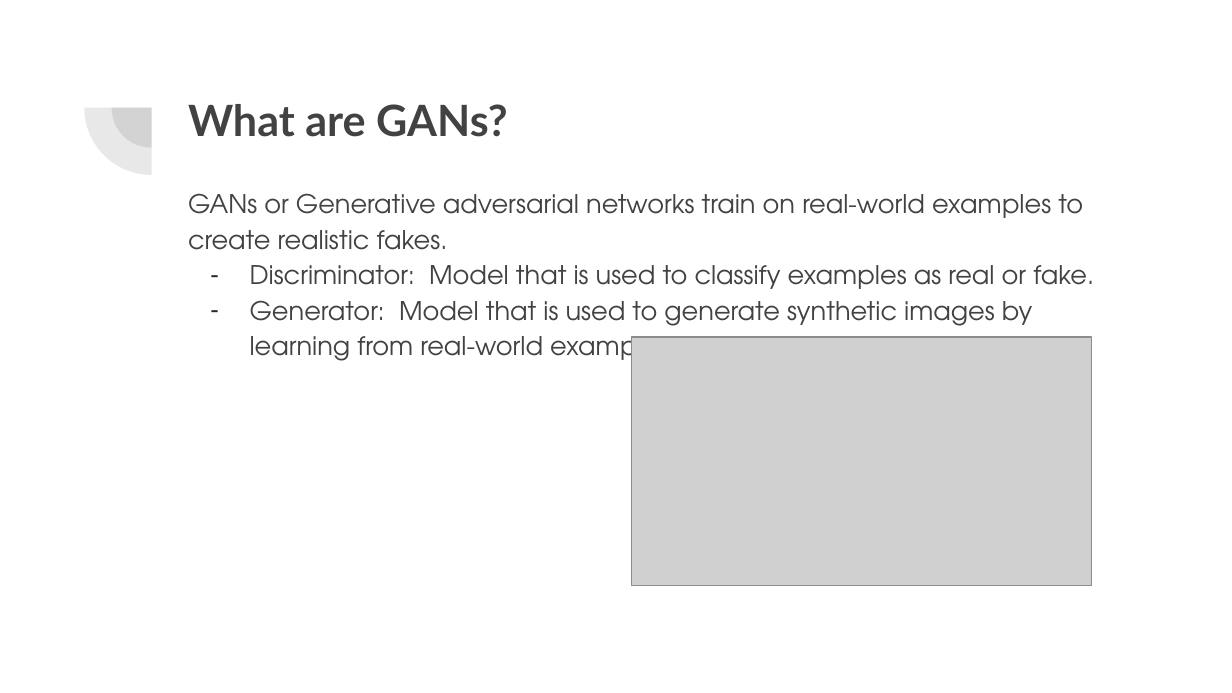
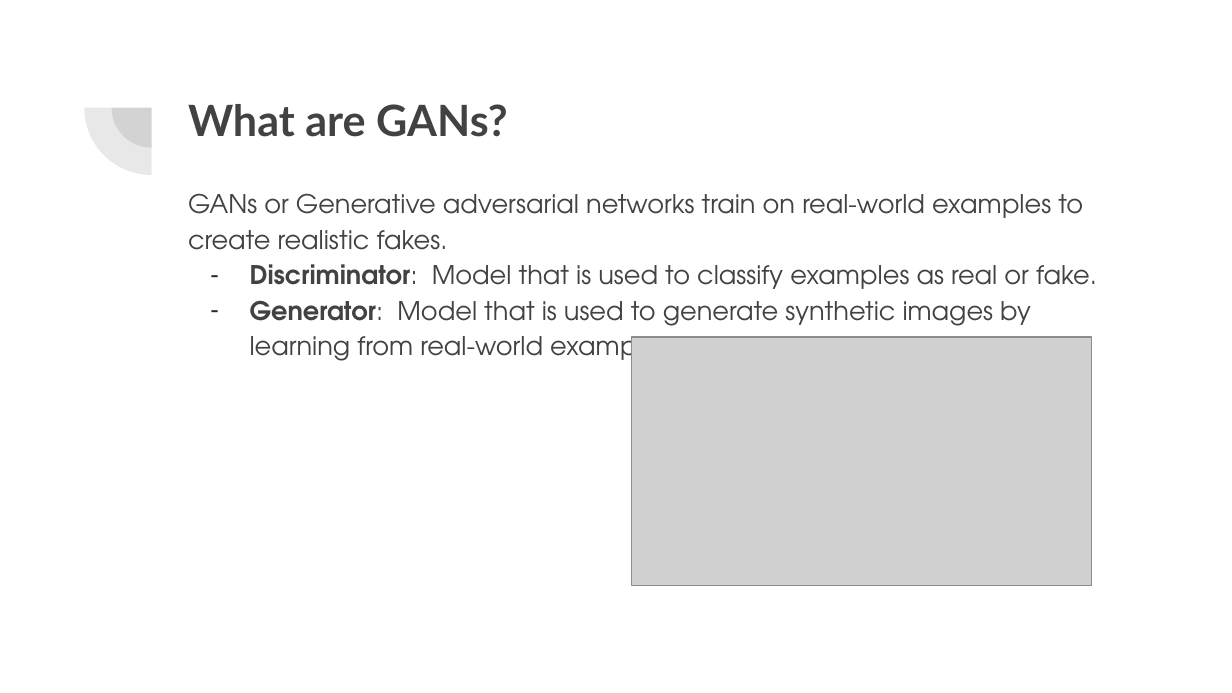
Before and after one commit to SrividyaKirti/Generative_dog_images, a slide deck: slide 3 of Slides_GANs.pptx. Drawn at 1232x693 pixels with LibreOffice and Linux fonts; fonts in the diff are those of the drawing; grey boxes stand for pictures. Boxes give left, top, right and bottom in pixels: in the first picture for what was removed or moved away, otherwise in the second. Text is boxed around its words. In the diff, an @@ line names an element or a change of style, - is before the commit and + after.

```diff
--- a/Slides_GANs.pptx
+++ b/Slides_GANs.pptx
@@ text at <box>250,264,1097,367</box>: bold on in "Discriminator:", "Generator:" @@
```
Also in this commit, not shown: 2 other slides changed, 1 slide added, 1 slide removed, 1 other file.
